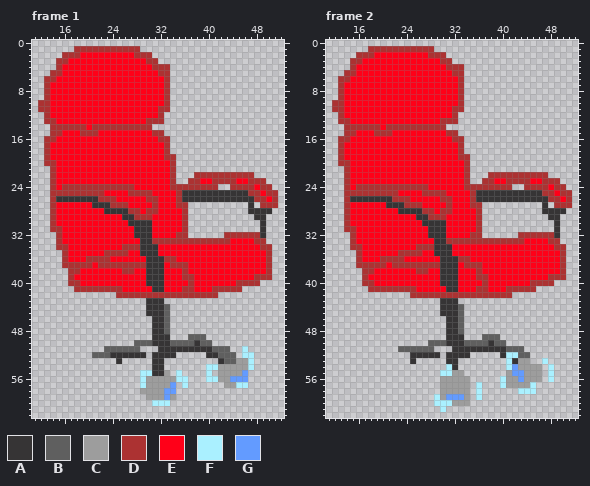
Two states of a pixel-art file, draclove-love/typeshit/chair_lift_off.aseprite. This is how it looked before the edit.
64x64 pixels, 3 frames. Shown: frame 1: x 11..52, y 0..62; frame 2: x 11..52, y 0..62. The commit also changed other frames, which this record leaves out.
Palette (. is transparent): A #363435  B #5f5f5f  C #9d9d9d  D #ac3232  E #ff0018  F #aaf0ff  G #639bff
Pixels before, frame 1 (only the part around the change), first column x 20:
45 ..........AAAB.................
46 ...........AAB.................
47 ...........AAB.................
48 ...........AAB.................
49 ...........AAA...BBB...........
50 ........BBBAAABBBBABB..........
51 ...BBBBBB...AAAAAAAAABBB..F....
52 .BBBAAAAAA.AAAA.....AABBB.FF...
53 .....A.....AA.........ABBCCF...
54 ...........AA.......FFCCCCCF...
55 .........FFAAC.F....F.CCCCG....
56 .........FCCCCCFF...FFCCGGG....
57 .........FCCCCG.F......CCFF....
58 .........CCCCGG................
59 ..........CCCGC................
60 ...........FFF.................
61 ...............................
62 ...............................
Pixels before, frame 2 (only the part around the change), first column x 19:
47 ............AAB...................
48 ............AAB...................
49 ............AAA...BBB.............
50 .........BBBAAABBBBABB............
51 ....BBBBBB...AAAAAAAAABBB.........
52 ......AAAAA.AAAA.....AFFBB........
53 ......A.....AA........FACC..F.....
54 ............FA........FGCCCC.F....
55 ...........FFCC.......CGGCCC.F....
56 ...........CCCCC.....FCCGCCC.F....
57 ...........CCCCC.F...FCCCCF.......
58 ...........CCCCC.F......FFF.......
59 ..........FCGGGC.F................
60 ..........FFFCCC..................
61 ...........F......................
62 ..................................
After:
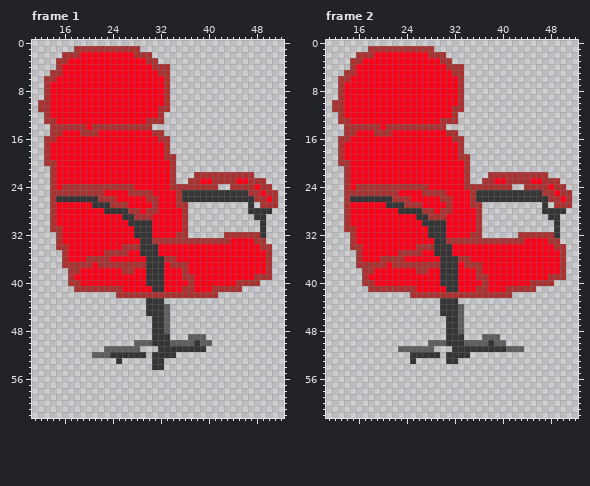
The author wrote: chair liftoff sprite without wheeeeeels
From old to new:
Changed rows in their new state; - is an unchanged pixel.
Frame 1:
first column x 29:
51 -----------....--.-
52 -----------.....-..
53 -------------......
54 -----------........
55 .....-.----.-.....-
56 ........---.......-
57 ......-.------....-
58 ......-------------
59 -.....-------------
60 --...--------------
Frame 2:
first column x 29:
52 -----------.....----
53 ------------....--.-
54 --..--------......-.
55 -....-------......-.
56 -.....-----.......-.
57 -.....-.---......---
58 -.....-.------...---
59 ......-.------------
60 ......--------------
61 -.------------------
